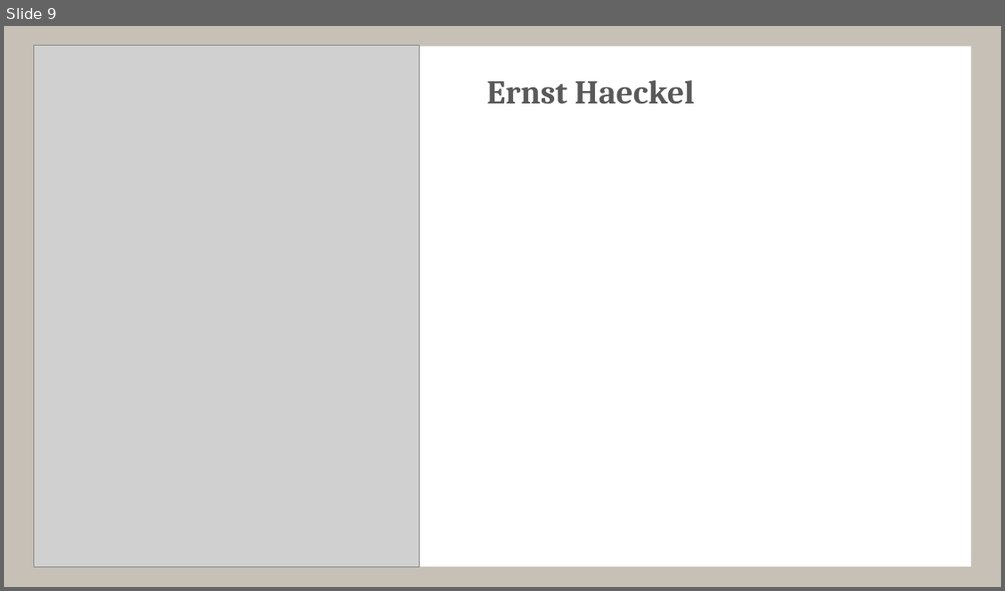
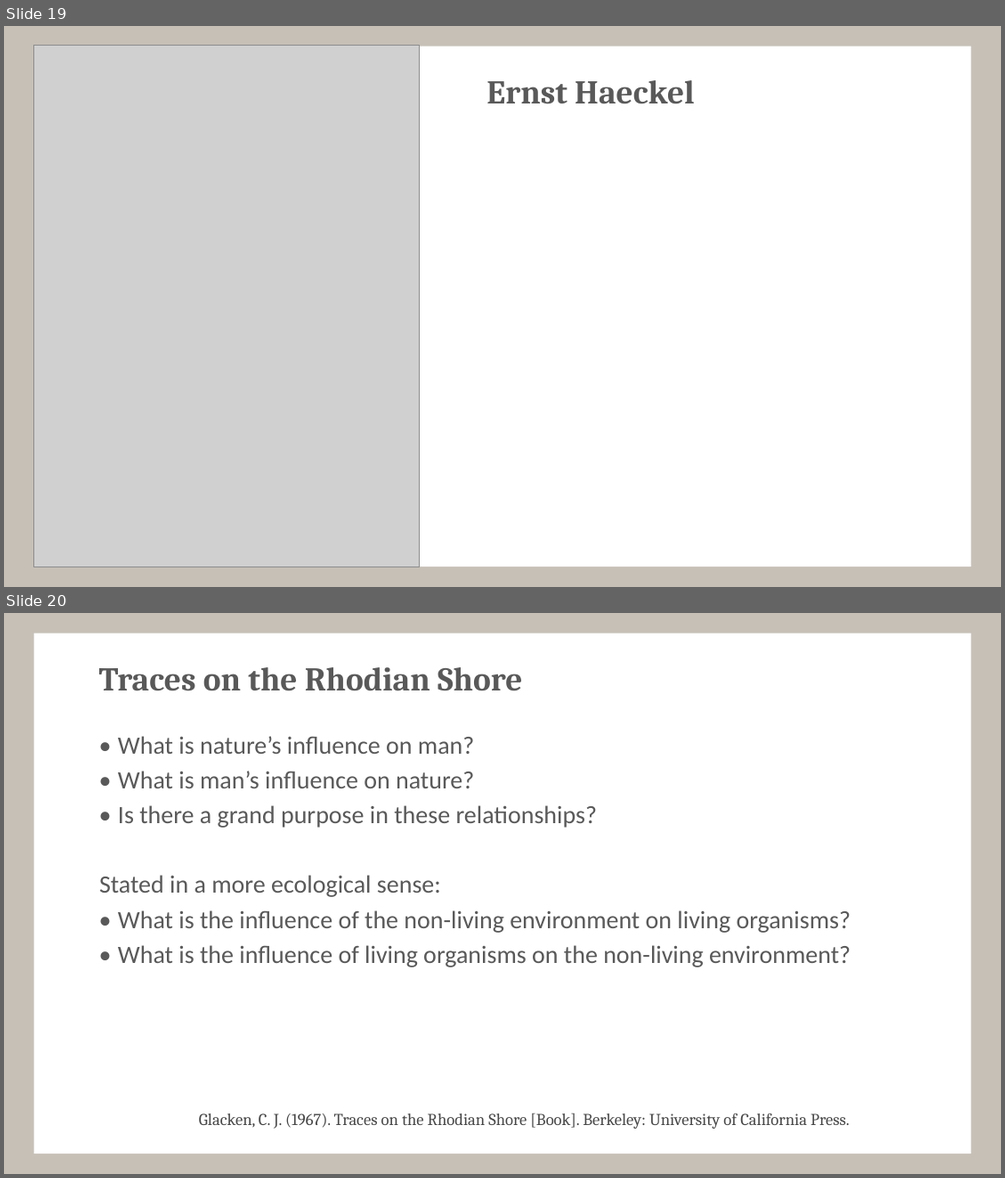
Before and after one commit to tsuomela/Information-Ecosystems-and-Ecologies, a slide deck: figures/2016_AAG_InfoEcosystem.pptx. Shown one above the other, each under a label of ours: slide 9 before the commit, slides 19 and 20 after it. The pictures are 1005x591 and 1005x1178 pixels, drawn with LibreOffice and Linux fonts; fonts in the diff are those of the drawing; grey boxes stand for pictures. Boxes give left, top, right and bottom in pixels: in the first picture for what was removed or moved away, otherwise in the second. Text is boxed around its words. In the diff, an @@ line names an element or a change of style, - is before the commit and + after.

```diff
--- a/figures/2016_AAG_InfoEcosystem.pptx
+++ b/figures/2016_AAG_InfoEcosystem.pptx
@@ slide 20 added at bbox=[4, 613, 1001, 1174], background #C6C0B7; not listed: 1 template element that a slide beside it also shows @@
@@ title added at bbox=[99, 667, 522, 691], 32 pt, text #595959, bold @@
+Traces on the Rhodian Shore
@@ text added at bbox=[99, 736, 851, 967], 24 pt, text #595959 @@
+• What is nature’s influence on man?
+• What is man’s influence on nature?
+• Is there a grand purpose in these relationships?
+Stated in a more ecological sense:
+• What is the influence of the non-living environment on living organisms?
+• What is the influence of living organisms on the non-living environment?
@@ text added at bbox=[199, 1112, 850, 1128], 16 pt, text #474747 @@
+Glacken, C. J. (1967). Traces on the Rhodian Shore [Book]. Berkeley: University of California Press.
@@ what was slide 9 is now slide 19 @@
```
Also in this commit, not shown: 2 slides changed, 11 other slides added, 5 slides removed, 1 other file.
